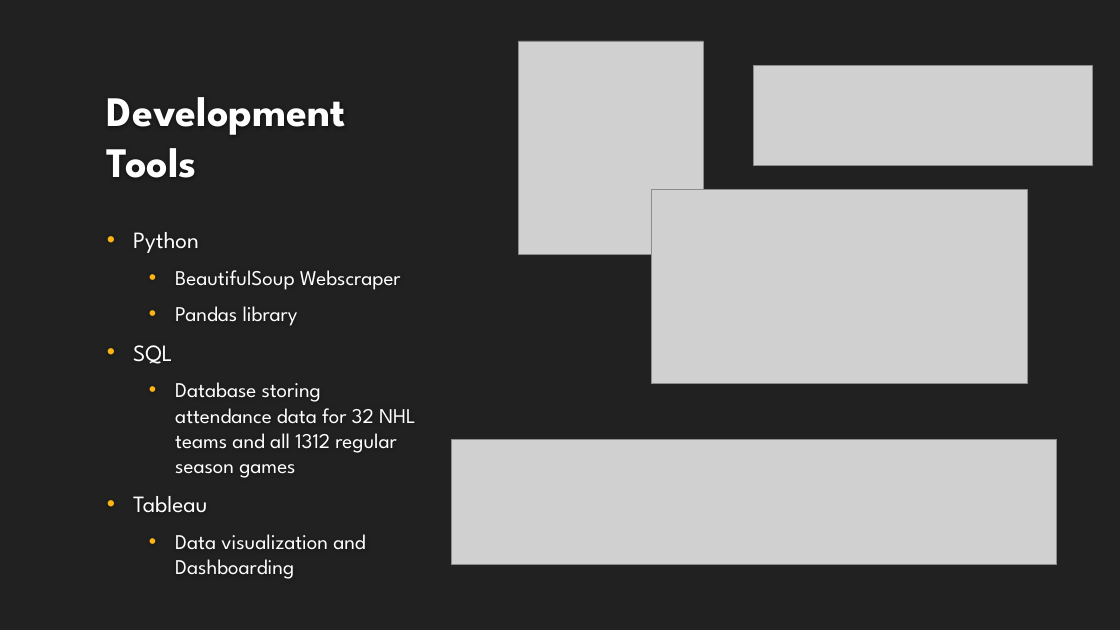
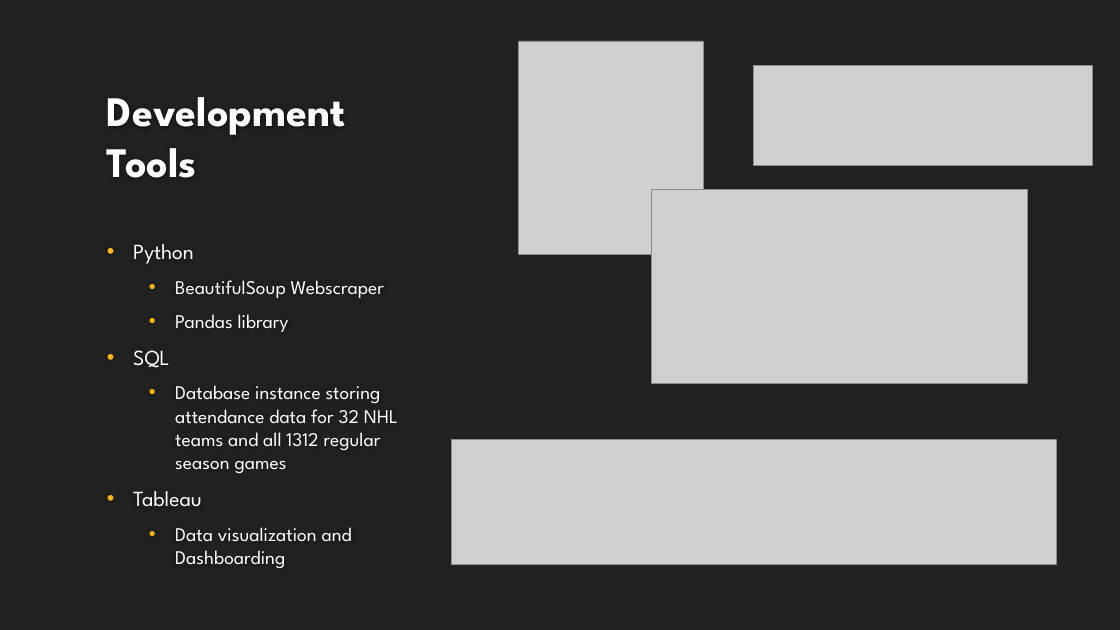
Before and after one commit to nithinr7/NHL-Attendance-Dashboard, a slide deck: slide 4 of Penguins Presentation.pptx. Drawn at 1120x630 pixels with LibreOffice and Linux fonts; fonts in the diff are those of the drawing; grey boxes stand for pictures; background and template pictures are left out. Boxes give left, top, right and bottom in pixels: in the first picture for what was removed or moved away, otherwise in the second. Text is boxed around its words. In the diff, an @@ line names an element or a change of style, - is before the commit and + after.

Commit message:
created presentation and finished dashboard

```diff
--- a/Penguins Presentation.pptx
+++ b/Penguins Presentation.pptx
@@ text at <box>133,244,384,568</box>: size 20 to 18.5 pt in "Python", "SQL", "Tableau"; size 18 to 16.6 pt in "BeautifulSoup Webscraper", "Pandas library", "Data visualization and Dashboarding" @@
@@ text at <box>175,385,398,474</box>: text changed; size 18 to 16.6 pt @@
-  • Database storing attendance data for 32 NHL teams and all 1312 regular season games
+  • Database instance storing attendance data for 32 NHL teams and all 1312 regular season games
```
Also in this commit, not shown: 1 other file.
